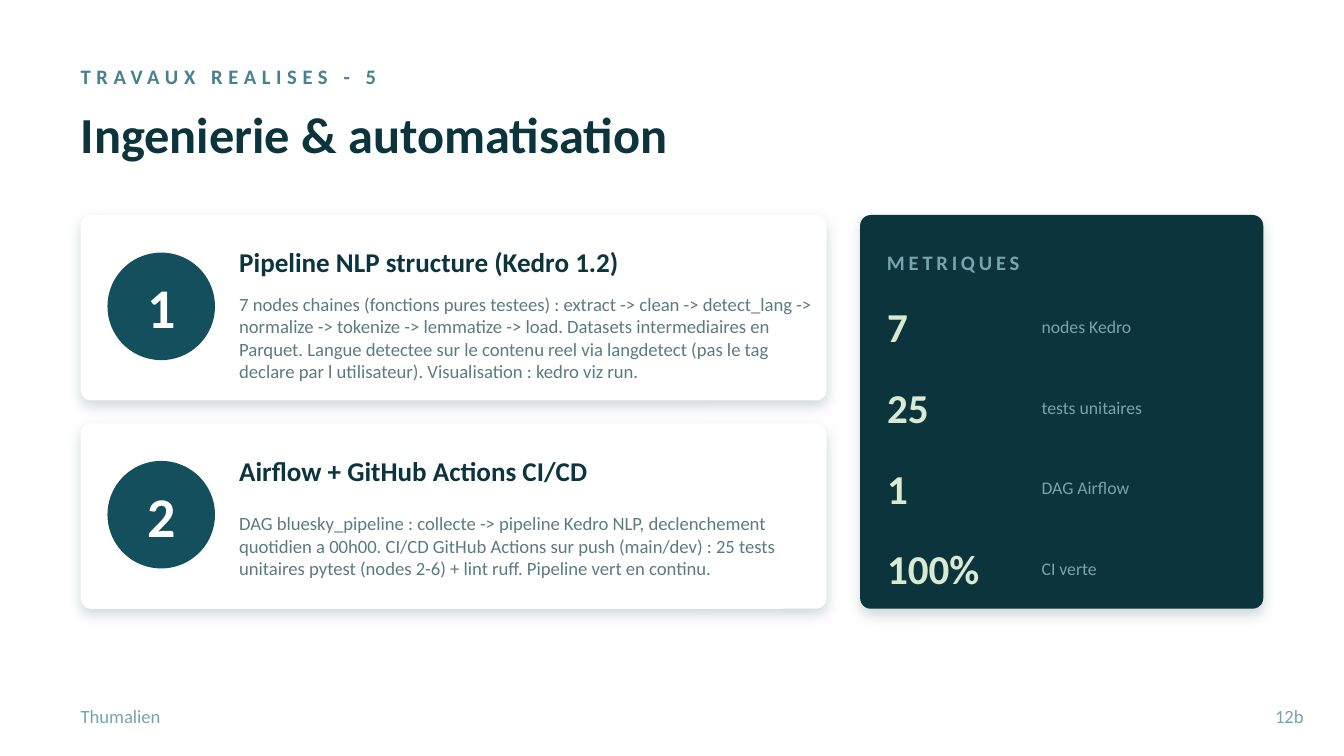
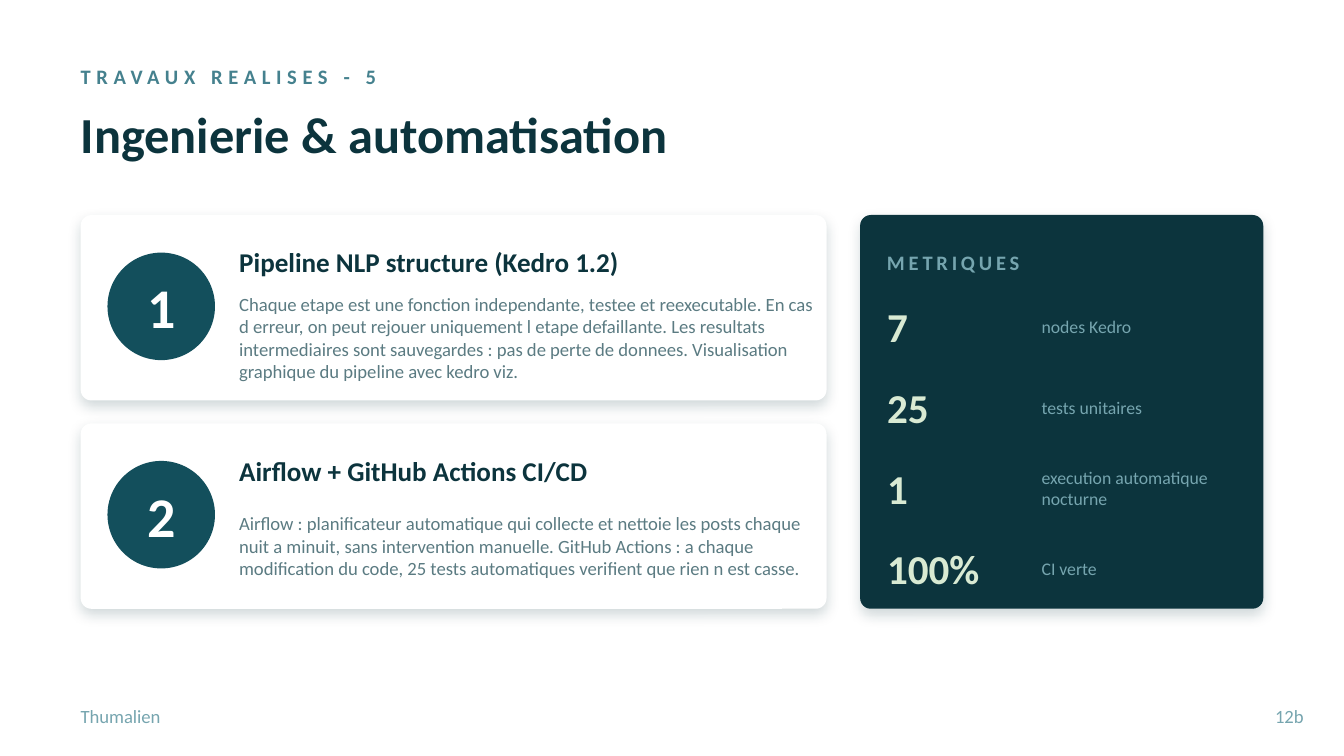
Before and after one commit to Atixu/Projet_Etude_M1_SDV, a slide deck: slide 14 of Thumalien_Soutenance_GreenIT.pptx. Drawn at 1344x756 pixels with LibreOffice and Linux fonts; fonts in the diff are those of the drawing. Boxes give left, top, right and bottom in pixels: in the first picture for what was removed or moved away, otherwise in the second. Text is boxed around its words. In the diff, an @@ line names an element or a change of style, - is before the commit and + after.

```diff
--- a/Thumalien_Soutenance_GreenIT.pptx
+++ b/Thumalien_Soutenance_GreenIT.pptx
@@ text at [239, 298, 813, 381]: text changed @@
-7 nodes chaines (fonctions pures testees) : extract -> clean -> detect_lang -> normalize -> tokenize -> lemmatize -> load. Datasets intermediaires en Parquet. Langue detectee sur le contenu reel via langdetect (pas le tag declare par l utilisateur). Visualisation : kedro viz run.
+Chaque etape est une fonction independante, testee et reexecutable. En cas d erreur, on peut rejouer uniquement l etape defaillante. Les resultats intermediaires sont sauvegardes : pas de perte de donnees. Visualisation graphique du pipeline avec kedro viz.
@@ text at [1042, 472, 1207, 505]: text changed @@
-DAG Airflow
+execution automatique nocturne
@@ text at [239, 517, 800, 578]: text changed @@
-DAG bluesky_pipeline : collecte -> pipeline Kedro NLP, declenchement quotidien a 00h00. CI/CD GitHub Actions sur push (main/dev) : 25 tests unitaires pytest (nodes 2-6) + lint ruff. Pipeline vert en continu.
+Airflow : planificateur automatique qui collecte et nettoie les posts chaque nuit a minuit, sans intervention manuelle. GitHub Actions : a chaque modification du code, 25 tests automatiques verifient que rien n est casse.
```
Also in this commit, not shown: 6 other slides changed.
